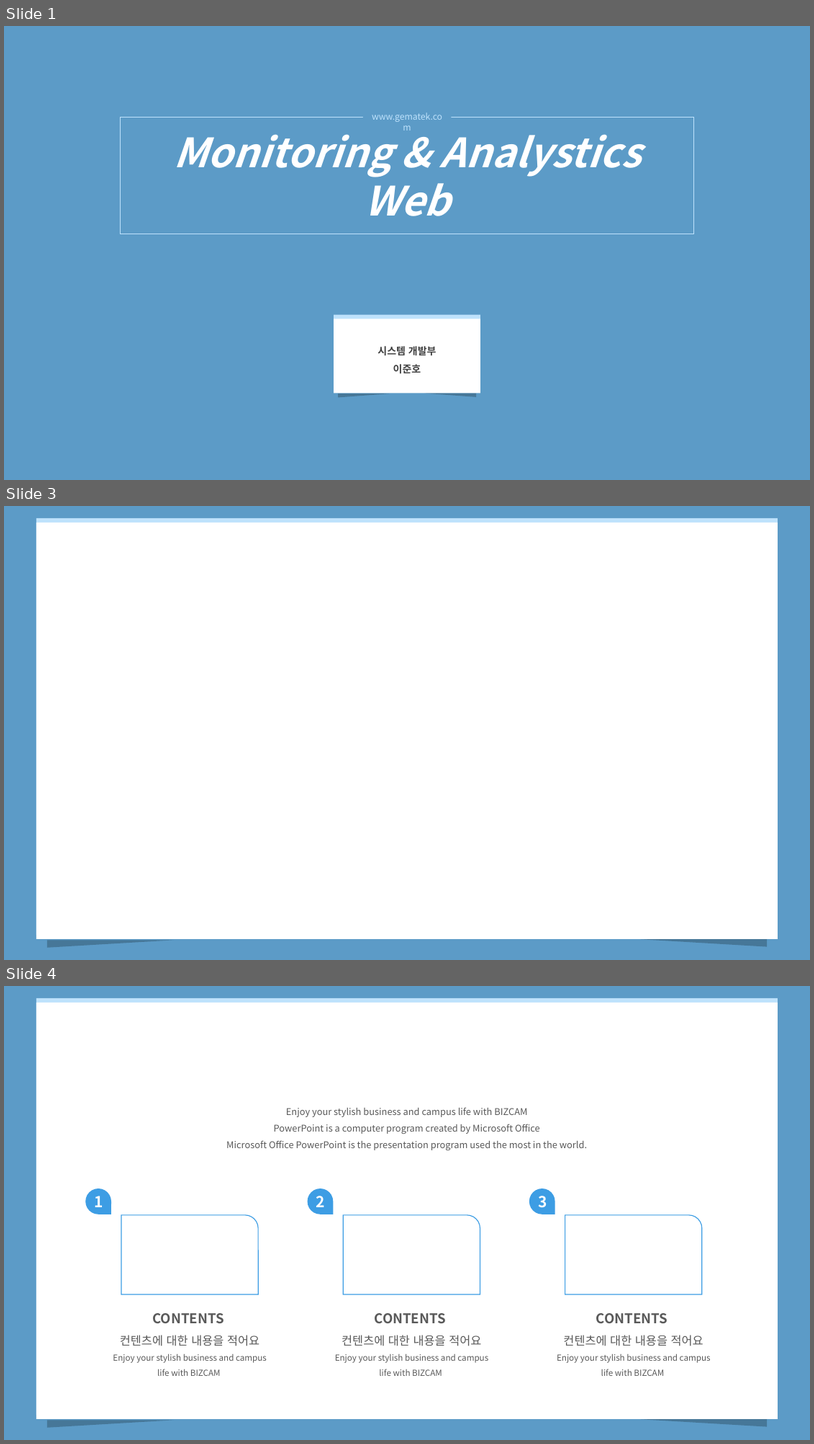
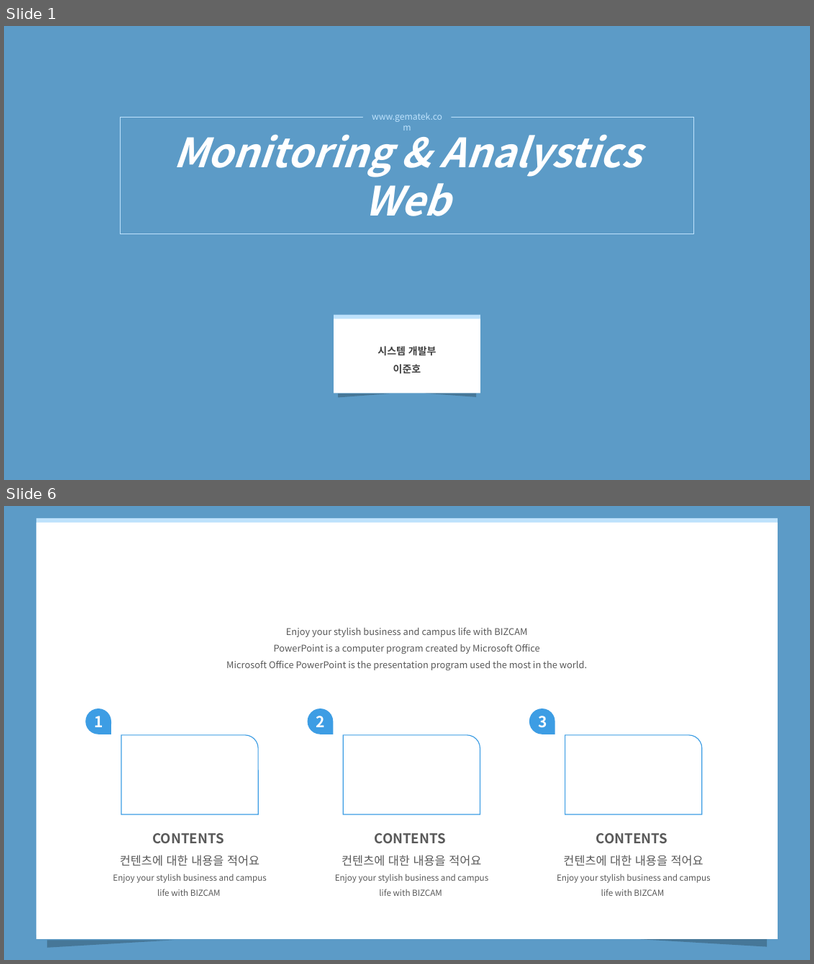
Before and after one commit to haomaru88/first_web, a slide deck: MonitoringWeb.pptx. Shown one above the other, each under a label of ours: slides 1, 3 and 4 before the commit, slides 1 and 6 after it; the slides between them are not shown. The pictures are 814x1444 and 814x964 pixels, drawn with LibreOffice and Linux fonts; fonts in the diff are those of the drawing. Boxes give left, top, right and bottom in pixels: in the first picture for what was removed or moved away, otherwise in the second. Text is boxed around its words. In the diff, an @@ line names an element or a change of style, - is before the commit and + after.

```diff
--- a/MonitoringWeb.pptx
+++ b/MonitoringWeb.pptx
@@ slide 3 removed at [4,506,810,960], background #5C9BC7 @@
@@ rectangle removed at [36,523,778,939] @@
@@ right triangle removed at [47,939,174,947] @@
@@ right triangle removed at [640,939,767,947] @@
@@ what was slide 4 is now slide 6 @@
```
Also in this commit, not shown: 4 slides added, 1 other slide removed, 2 other files.
